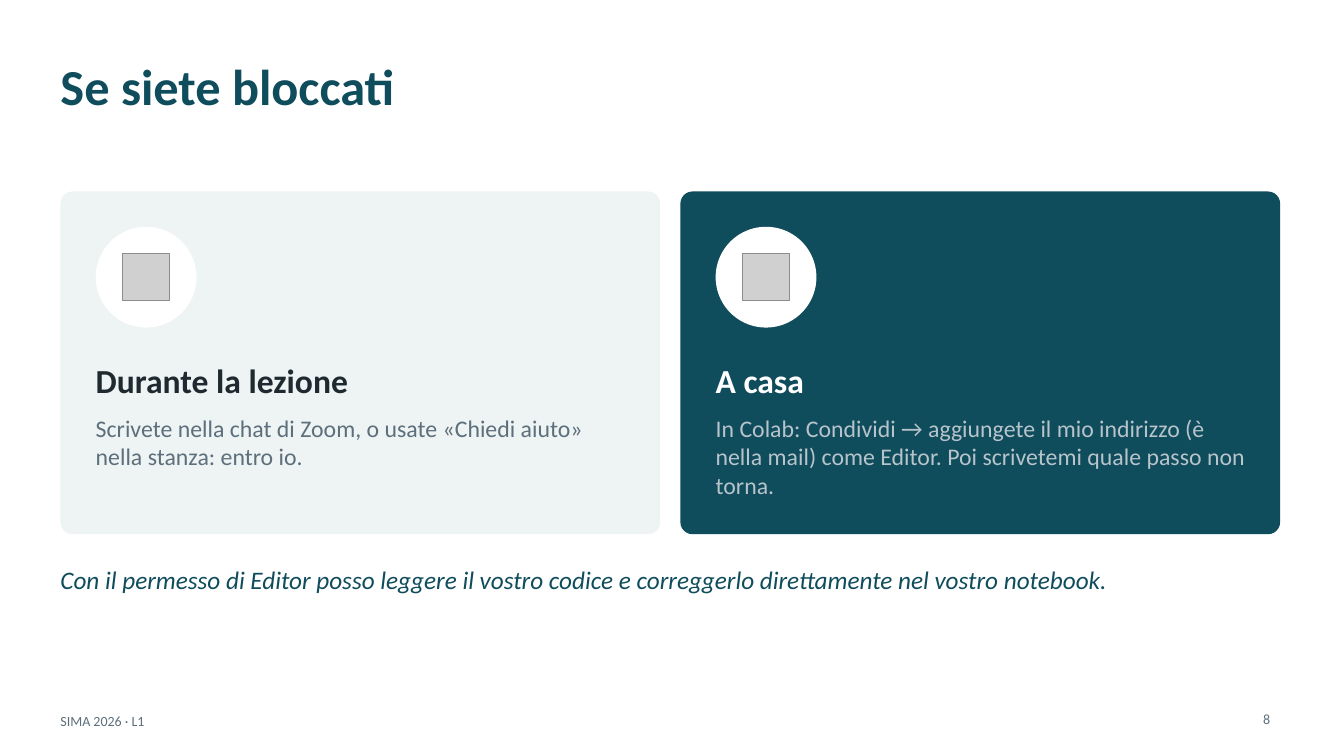
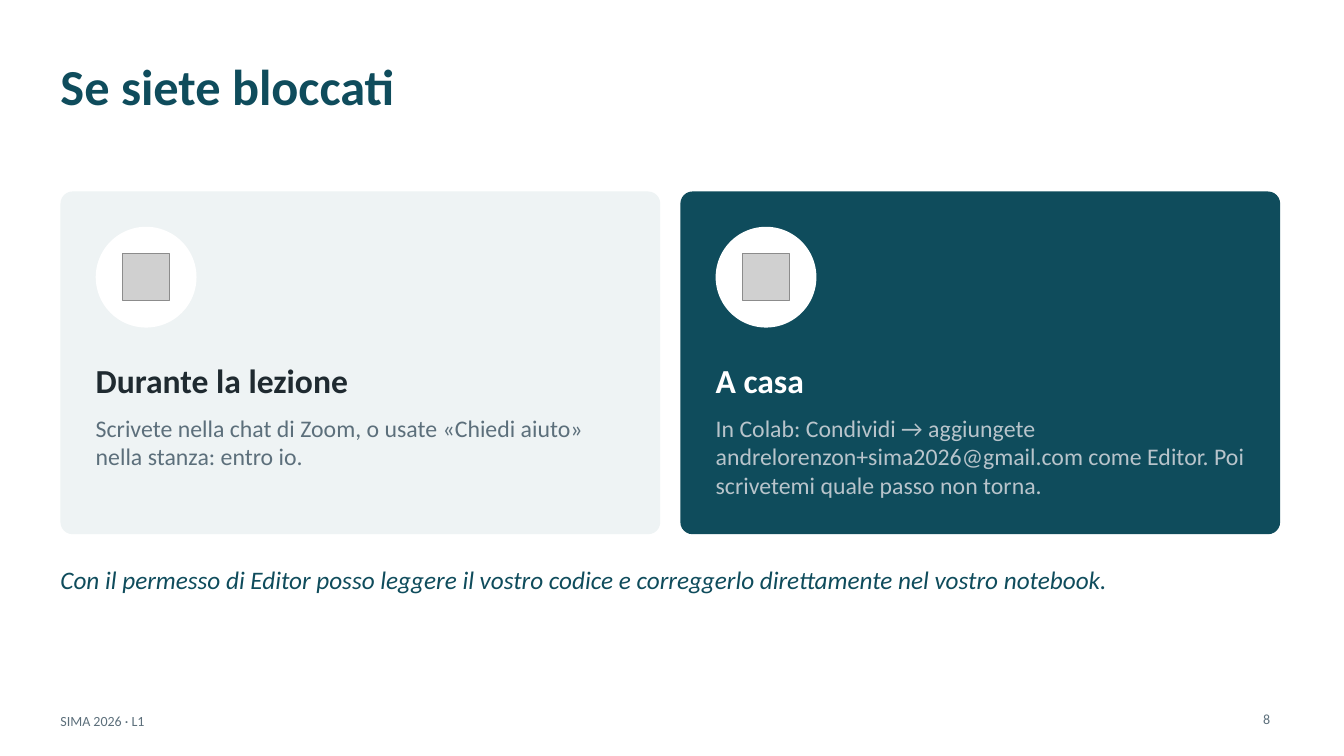
Before and after one commit to andrealorenzon/SIMA2026, a slide deck: slide 8 of lezioni/L01_python_calcolatrice/slide.pptx. Drawn at 1344x756 pixels with LibreOffice and Linux fonts; fonts in the diff are those of the drawing; grey boxes stand for pictures. Boxes give left, top, right and bottom in pixels: in the first picture for what was removed or moved away, otherwise in the second. Text is boxed around its words. In the diff, an @@ line names an element or a change of style, - is before the commit and + after.

```diff
--- a/lezioni/L01_python_calcolatrice/slide.pptx
+++ b/lezioni/L01_python_calcolatrice/slide.pptx
@@ text at (x1=716, y1=420, x2=1244, y2=498): text changed @@
-In Colab: Condividi → aggiungete il mio indirizzo (è nella mail) come Editor. Poi scrivetemi quale passo non torna.
+In Colab: Condividi → aggiungete andrelorenzon+sima2026@gmail.com come Editor. Poi scrivetemi quale passo non torna.
```
Also in this commit, not shown: 59 other files.
